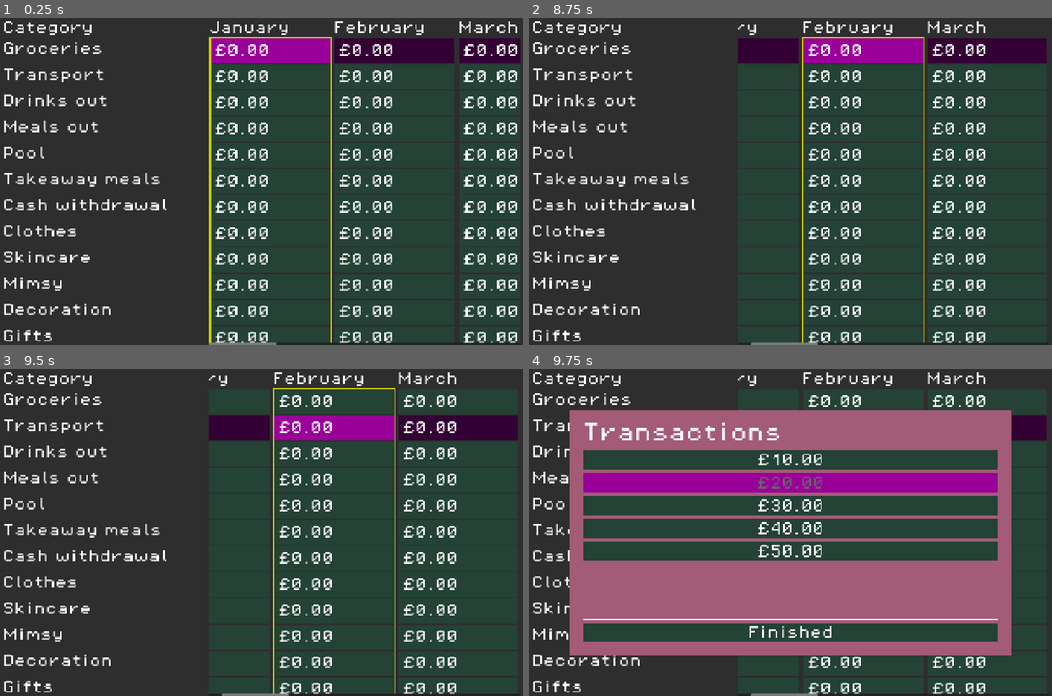
Above: before the commit, frames 1-4 (two rows, left to right).
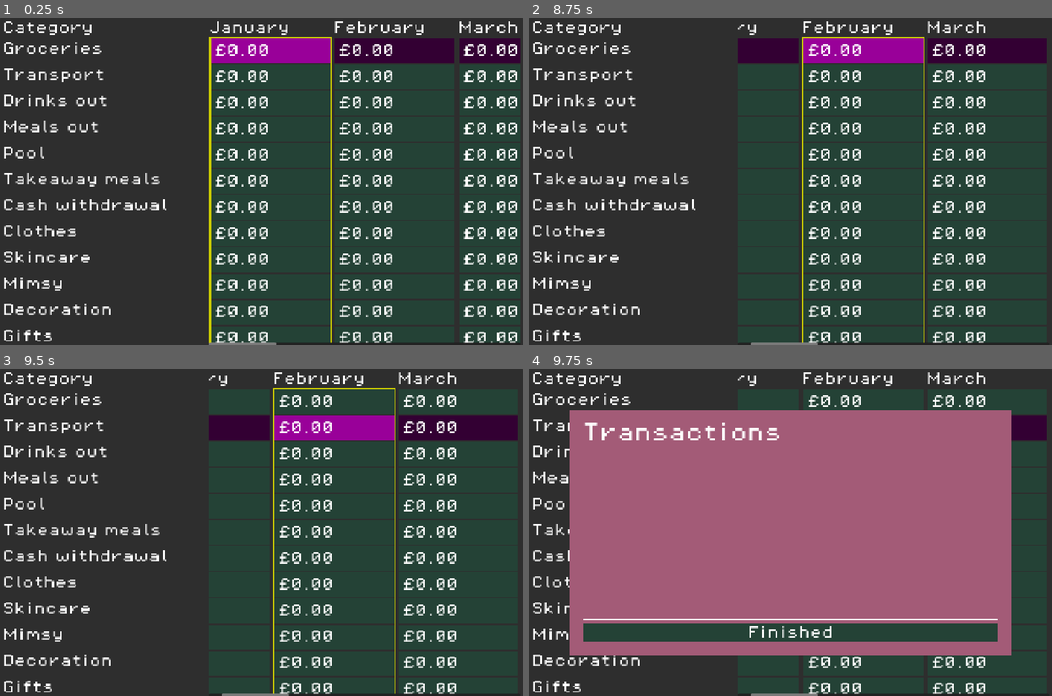
Above: after the commit, the same moments.

Repository: phrasmotica/budget-visualiser
Game: Godot game, scene res://scenes/ui/spreadsheet_ui/spreadsheet_ui.tscn
Two runs of this game, one before a commit and one after it. Both use one fixed random seed, a clock stepped at 60 frames per second and the inputs below.
Inputs (mouse positions are in pixels of both pictures, inside the frame that each line leads up to):
- Up to frame 1 (0.25 s): no input
- Up to frame 2 (8.75 s): tap Enter (ui_accept) at 0.5, 0.77, 1.25, 2, 2.75, 3.5, 3.77, 5, 6.77 s; move the mouse to (905, 165) at 0.52 s; hold Right (ui_right) 0.53-1.25 s; tap Shift (bulk_modifier) at 0.6 s; click (905, 165) at 0.67 s; drag from (685, 197) to (764, 246) at 1.27 s; move the mouse to (842, 109) at 2.02 s; hold Right (ui_right) 2.03-2.75 s; tap Ctrl at 2.1 s; drag from (764, 246) to (633, 132) at 2.77 s; move the mouse to (947, 230) at 3.52 s; hold Left (ui_left) 3.53-4.25 s; tap Y at 3.6 s; tap Escape (ui_cancel) at 4.15 s; drag from (633, 132) to (712, 99) at 4.27 s; move the mouse to (816, 181) at 5.02 s; hold Down (ui_down) 5.03-5.75 s; tap C at 5.1 s; click (816, 181) at 5.17 s; drag from (712, 99) to (685, 197) at 5.77 s; move the mouse to (905, 165) at 6.52 s; hold Up (ui_up) 6.53-7.25 s; tap Backspace at 6.6 s; drag from (685, 197) to (764, 246) at 7.27 s; move the mouse to (842, 109) at 8.02 s; hold Down (ui_down) from 8.03 s (still down); tap R at 8.1 s
- Up to frame 3 (9.5 s): release Down (ui_down) at 8.75 s; drag from (235, 597) to (104, 483) at 8.77 s
- Up to frame 4 (9.75 s): move the mouse to (947, 581) at 9.52 s; hold Up (ui_up) from 9.53 s (still down); tap T (show_transaction_lister) at 9.6 s; click (947, 581) at 9.67 s

Frames 1-3 are identical in both runs. In frame 4, 24% of the frame differs, in the area x 10-90%, y 24-59%.
Error after the commit: Assertion failed. (res://scripts/index_tracker.gd:10)

Commit message:
Inject the transactions for the highlighted cell into the TransactionListerModal when it appears

Diff:
--- a/scenes/ui/spreadsheet_ui/states/spreadsheet_ui_state_idle.gd
+++ b/scenes/ui/spreadsheet_ui/states/spreadsheet_ui_state_idle.gd
@@ -68,6 +68,14 @@
 	transition_state(SpreadsheetUI.State.DISABLED)
 
 func _show_transaction_lister_modal() -> void:
-	_transaction_lister_modal.enable()
+	var category := _year_grid.get_highlighted_category()
+	var month := _year_grid.get_highlighted_month()
+
+	var budget_data := BudgetProvider.get_budget_data()
+	var transactions := budget_data.get_transactions_for_category_and_month(
+		category,
+		month)
+
+	_transaction_lister_modal.enable(transactions)
 
 	transition_state(SpreadsheetUI.State.DISABLED)
--- a/scenes/ui/transaction_lister/states/transaction_lister_state.gd
+++ b/scenes/ui/transaction_lister/states/transaction_lister_state.gd
@@ -30,3 +30,9 @@
 	state_data := TransactionListerStateData.new(),
 ) -> void:
 	state_transition_requested.emit(new_state, state_data)
+
+func enable() -> void:
+	pass
+
+func disable() -> void:
+	pass
--- a/scenes/ui/transaction_lister/states/transaction_lister_state_disabled.gd
+++ b/scenes/ui/transaction_lister/states/transaction_lister_state_disabled.gd
@@ -3,3 +3,6 @@
 
 func _enter_tree() -> void:
 	print("%s is now disabled" % _transaction_lister.name)
+
+func enable() -> void:
+	transition_state(TransactionLister.State.ENABLED)
--- a/scenes/ui/transaction_lister/states/transaction_lister_state_enabled.gd
+++ b/scenes/ui/transaction_lister/states/transaction_lister_state_enabled.gd
@@ -52,3 +52,6 @@
 func _process(_delta: float) -> void:
 	if Input.is_action_just_released("ui_accept"):
 		_transaction_panel_manager.toggle_current()
+
+func disable() -> void:
+	transition_state(TransactionLister.State.DISABLED)
--- a/scenes/ui/transaction_lister/states/transaction_lister_state_finishing.gd
+++ b/scenes/ui/transaction_lister/states/transaction_lister_state_finishing.gd
@@ -23,3 +23,6 @@
 
 func _on_finished() -> void:
 	print("Finished toggling transactions")
+
+func disable() -> void:
+	transition_state(TransactionLister.State.DISABLED)
--- a/scenes/ui/transaction_lister/transaction_lister.gd
+++ b/scenes/ui/transaction_lister/transaction_lister.gd
@@ -34,7 +34,7 @@
 	if Engine.is_editor_hint():
 		return
 
-	switch_state(TransactionLister.State.ENABLED)
+	switch_state(TransactionLister.State.DISABLED)
 
 func switch_state(state: State, state_data := TransactionListerStateData.new()) -> void:
 	if _current_state != null:
@@ -62,3 +62,11 @@
 
 	if appearance:
 		appearance.refresh_panels(self, transactions)
+
+func enable() -> void:
+	if _current_state:
+		_current_state.enable()
+
+func disable() -> void:
+	if _current_state:
+		_current_state.disable()
--- a/scenes/ui/transaction_lister_modal/states/transaction_lister_modal_state.gd
+++ b/scenes/ui/transaction_lister_modal/states/transaction_lister_modal_state.gd
@@ -5,13 +5,16 @@
 
 var _transaction_lister_modal: TransactionListerModal = null
 var _state_data: TransactionListerModalStateData = null
+var _transaction_lister: TransactionLister = null
 
 func setup(
 	transaction_lister_modal: TransactionListerModal,
 	state_data: TransactionListerModalStateData,
+	transaction_lister: TransactionLister,
 ) -> void:
 	_transaction_lister_modal = transaction_lister_modal
 	_state_data = state_data
+	_transaction_lister = transaction_lister
 
 func transition_state(
 	new_state: TransactionListerModal.State,
@@ -19,7 +22,7 @@
 ) -> void:
 	state_transition_requested.emit(new_state, state_data)
 
-func enable() -> void:
+func enable(_transactions: Array[BudgetTransaction]) -> void:
 	pass
 
 func disable() -> void:
--- a/scenes/ui/transaction_lister_modal/states/transaction_lister_modal_state_data.gd
+++ b/scenes/ui/transaction_lister_modal/states/transaction_lister_modal_state_data.gd
@@ -1,4 +1,13 @@
 class_name TransactionListerModalStateData
+
+var _transactions: Array[BudgetTransaction] = []
 
 static func build() -> TransactionListerModalStateData:
 	return TransactionListerModalStateData.new()
+
+func with_transactions(transactions: Array[BudgetTransaction]) -> TransactionListerModalStateData:
+	_transactions = transactions
+	return self
+
+func get_transactions() -> Array[BudgetTransaction]:
+	return _transactions
--- a/scenes/ui/transaction_lister_modal/states/transaction_lister_modal_state_hidden.gd
+++ b/scenes/ui/transaction_lister_modal/states/transaction_lister_modal_state_hidden.gd
@@ -6,5 +6,9 @@
 
 	_transaction_lister_modal.hide()
 
-func enable() -> void:
-	transition_state(TransactionListerModal.State.SHOWN)
+func enable(transactions: Array[BudgetTransaction]) -> void:
+	var state_data := TransactionListerModalStateData \
+		.build() \
+		.with_transactions(transactions)
+
+	transition_state(TransactionListerModal.State.SHOWN, state_data)
--- a/scenes/ui/transaction_lister_modal/states/transaction_lister_modal_state_shown.gd
+++ b/scenes/ui/transaction_lister_modal/states/transaction_lister_modal_state_shown.gd
@@ -6,8 +6,15 @@
 
 	_transaction_lister_modal.show()
 
+	var transactions := _state_data.get_transactions()
+
+	_transaction_lister.transactions = transactions
+	_transaction_lister.enable()
+
 func _process(_delta: float) -> void:
 	if Input.is_action_just_released("ui_cancel"):
+		_transaction_lister.disable()
+
 		TransactionListerEvents.emit_entry_cancelled()
 
 		_to_hidden()
--- a/scenes/ui/transaction_lister_modal/transaction_lister_modal.gd
+++ b/scenes/ui/transaction_lister_modal/transaction_lister_modal.gd
@@ -3,6 +3,9 @@
 extends Control
 
 enum State { HIDDEN, SHOWN }
+
+@onready
+var transaction_lister: TransactionLister = %TransactionLister
 
 var _state_factory := TransactionListerModalStateFactory.new()
 var _current_state: TransactionListerModalState = null
@@ -23,7 +26,8 @@
 
 	_current_state.setup(
 		self,
-		state_data)
+		state_data,
+		transaction_lister)
 
 	_current_state.state_transition_requested.connect(switch_state)
 	_current_state.name = "TransactionListerModalStateMachine: %s" % str(state)
@@ -33,9 +37,9 @@
 func _refresh() -> void:
 	pass
 
-func enable() -> void:
+func enable(transactions: Array[BudgetTransaction]) -> void:
 	if _current_state:
-		_current_state.enable()
+		_current_state.enable(transactions)
 
 func disable() -> void:
 	if _current_state:
--- a/scenes/ui/transaction_lister_modal/transaction_lister_modal.tscn
+++ b/scenes/ui/transaction_lister_modal/transaction_lister_modal.tscn
@@ -18,4 +18,5 @@
 theme_override_constants/margin_bottom = 32
 
 [node name="TransactionLister" parent="MarginContainer" instance=ExtResource("2_3pmge")]
+unique_name_in_owner = true
 layout_mode = 2
